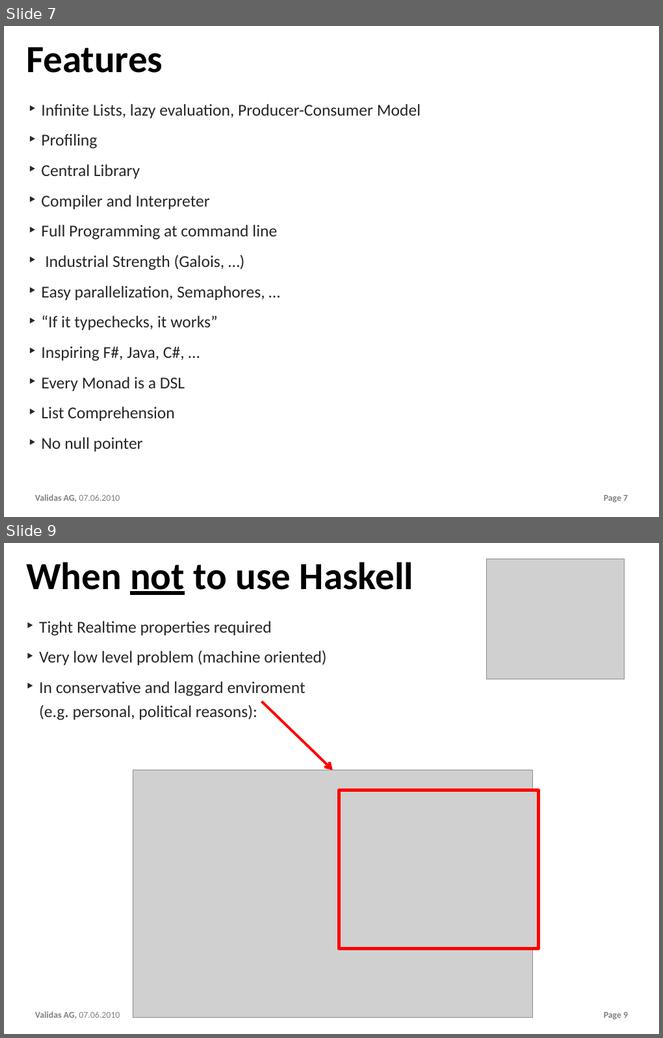
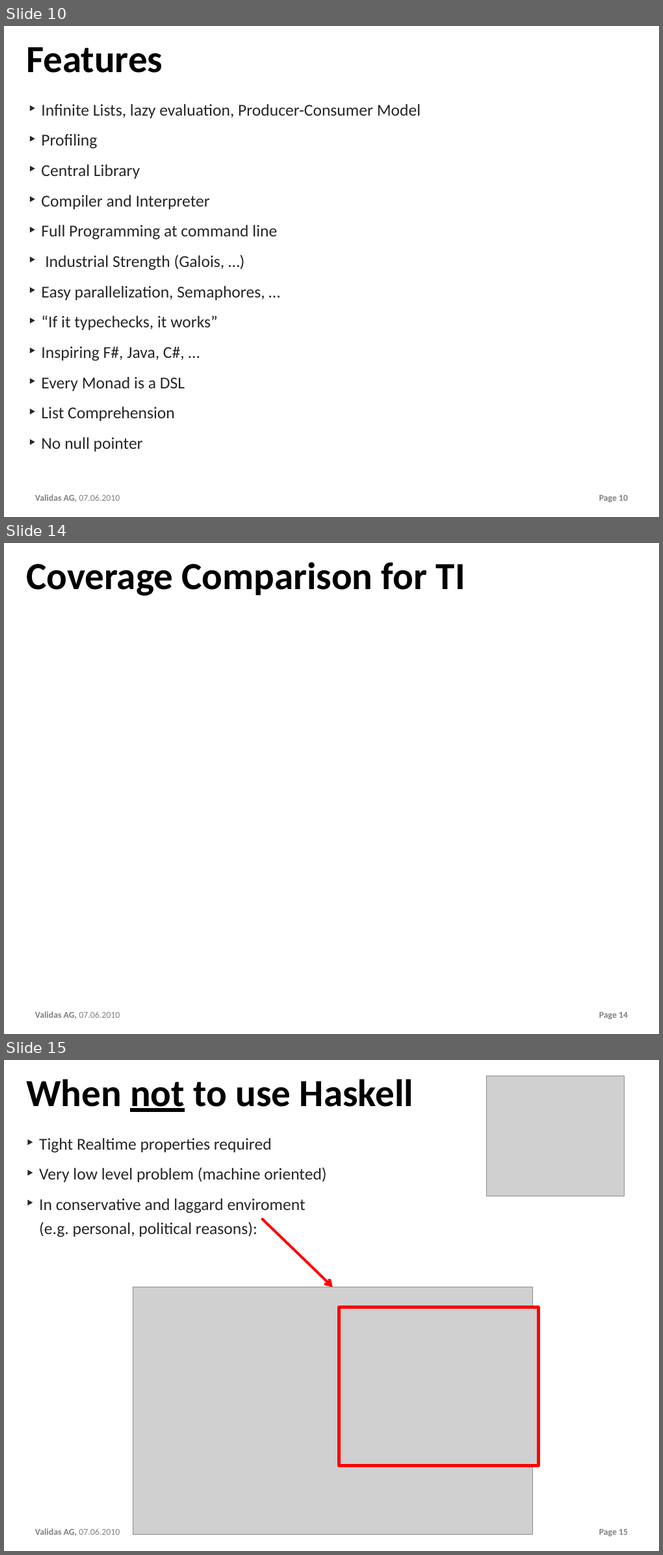
Before and after one commit to theoremprover/chess, a slide deck: ppt/Chess200.pptx. Shown one above the other, each under a label of ours: slides 7 and 9 before the commit, slides 10, 14 and 15 after it; the slides between them are not shown. The pictures are 663x1038 and 663x1555 pixels, drawn with LibreOffice and Linux fonts; fonts in the diff are those of the drawing; grey boxes stand for pictures; background and template pictures are left out. Boxes give left, top, right and bottom in pixels: in the first picture for what was removed or moved away, otherwise in the second. Text is boxed around its words. In the diff, an @@ line names an element or a change of style, - is before the commit and + after.

```diff
--- a/ppt/Chess200.pptx
+++ b/ppt/Chess200.pptx
@@ slide 14 added at <box>4,543,659,1034</box>, background #FFFFFF; not listed: 2 template elements that a slide beside it also shows @@
@@ title added at <box>26,562,466,596</box>, 60 pt, text #000000, bold @@
+Coverage Comparison for TI
@@ what was slide 7 is now slide 10 @@
@@ page number at <box>599,495,628,502</box>: text changed @@
-Page 7
+Page 10
@@ what was slide 9 is now slide 15 @@
@@ page number at <box>599,1529,628,1536</box>: text changed @@
-Page 9
+Page 15
```
Also in this commit, not shown: 5 slides changed, 2 other slides added.
